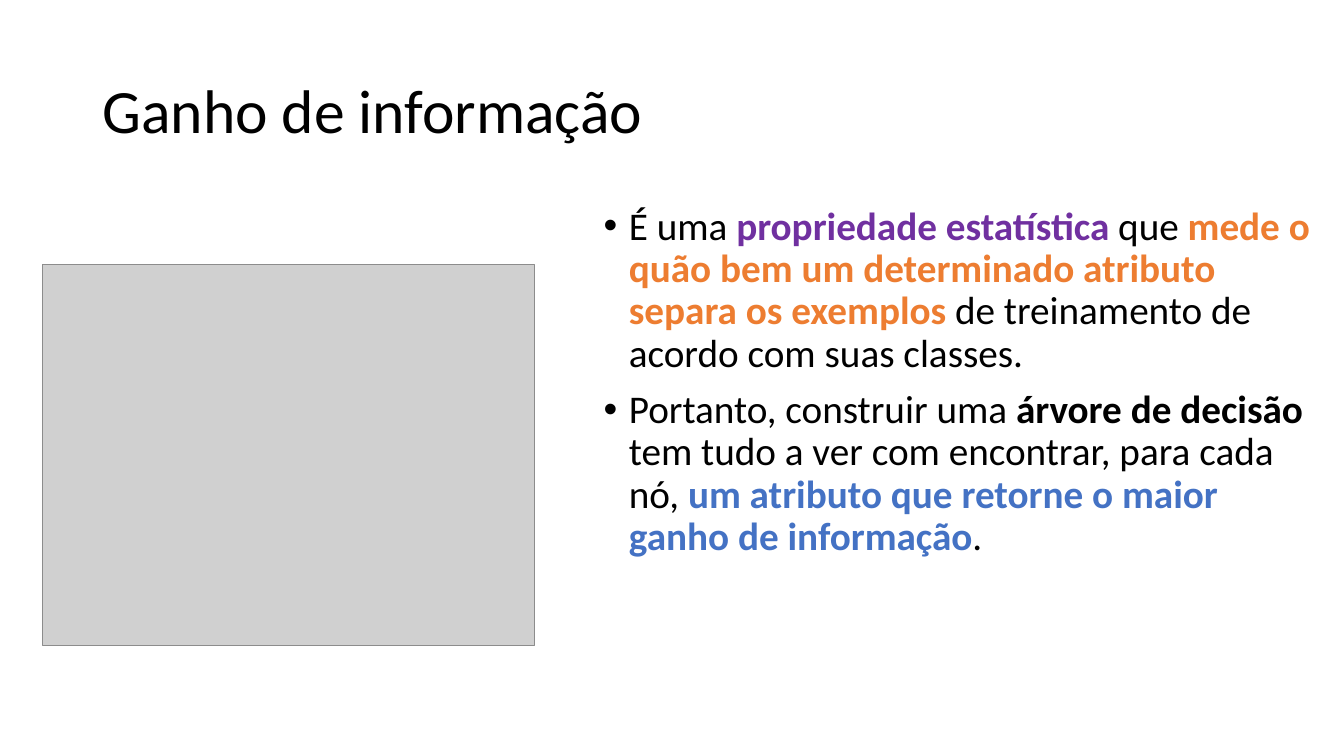
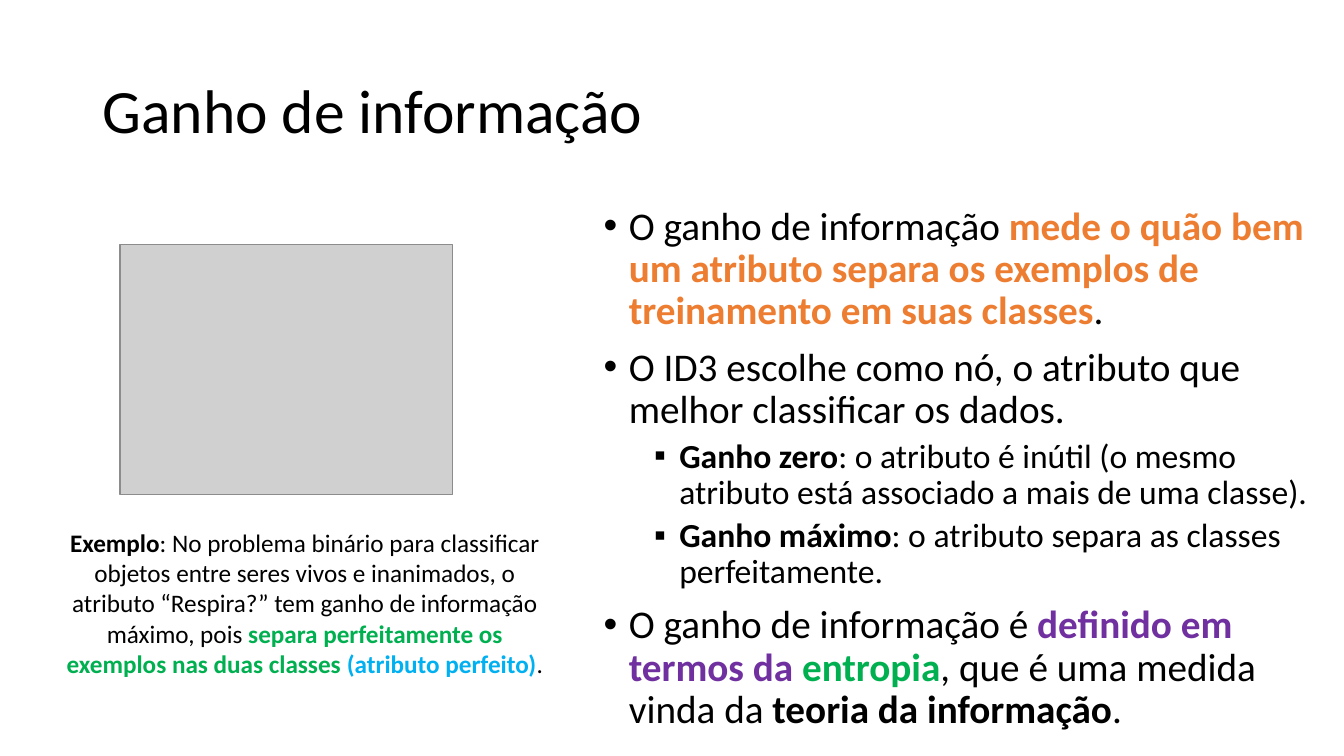
Before and after one commit to zz4fap/c24_inteligencia_artificial, a slide deck: slide 17 of slides/C24_Árvores_de_decisão.pptx (slide 25 before the commit). Drawn at 1344x756 pixels with LibreOffice and Linux fonts; fonts in the diff are those of the drawing; grey boxes stand for pictures. Boxes give left, top, right and bottom in pixels: in the first picture for what was removed or moved away, otherwise in the second. Text is boxed around its words. In the diff, an @@ line names an element or a change of style, - is before the commit and + after.

```diff
--- a/slides/C24_Árvores_de_decisão.pptx
+++ b/slides/C24_Árvores_de_decisão.pptx
@@ text at <box>629,212,1307,730</box>: text changed; bold off @@
-• É uma propriedade estatística que mede o quão bem um determinado atributo separa os exemplos de treinamento de acordo com suas classes.
-• Portanto, construir uma árvore de decisão tem tudo a ver com encontrar, para cada nó, um atributo que retorne o maior ganho de informação.
+• O ganho de informação mede o quão bem um atributo separa os exemplos de treinamento em suas classes.
+• O ID3 escolhe como nó, o atributo que melhor classificar os dados.
+  ▪ Ganho zero: o atributo é inútil (o mesmo atributo está associado a mais de uma classe).
+  ▪ Ganho máximo: o atributo separa as classes perfeitamente.
+• O ganho de informação é definido em termos da entropia, que é uma medida vinda da teoria da informação.
@@ picture removed at <box>42,264,534,645</box> @@
@@ picture added at <box>120,245,453,495</box> @@
@@ text added at <box>67,534,543,677</box>, 18 pt, text #000000 @@
+Exemplo: No problema binário para classificar objetos entre seres vivos e inanimados, o atributo “Respira?” tem ganho de informação máximo, pois separa perfeitamente os exemplos nas duas classes (atributo perfeito).
```
Also in this commit, not shown: 15 other slides changed, 2 slides added, 11 slides removed.
